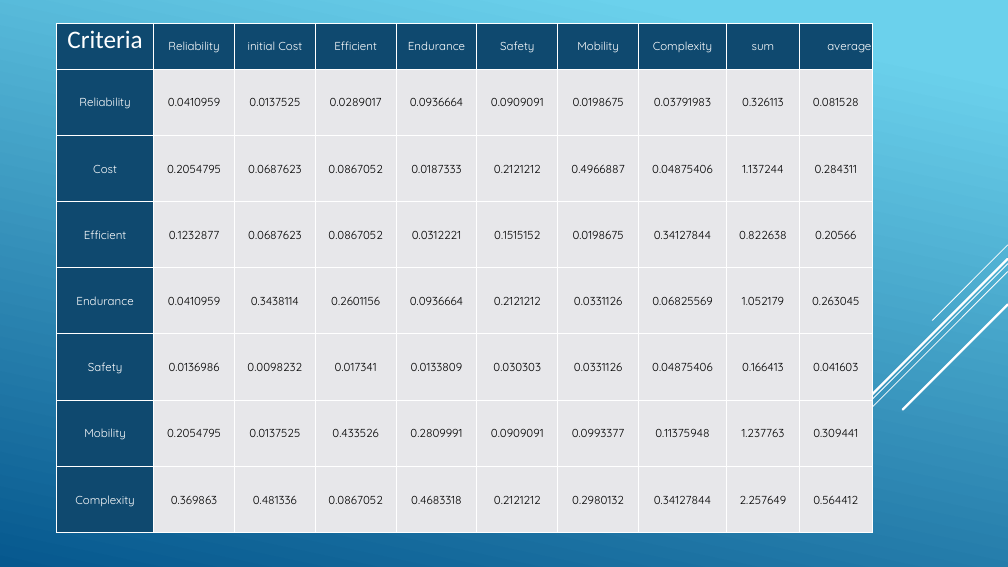
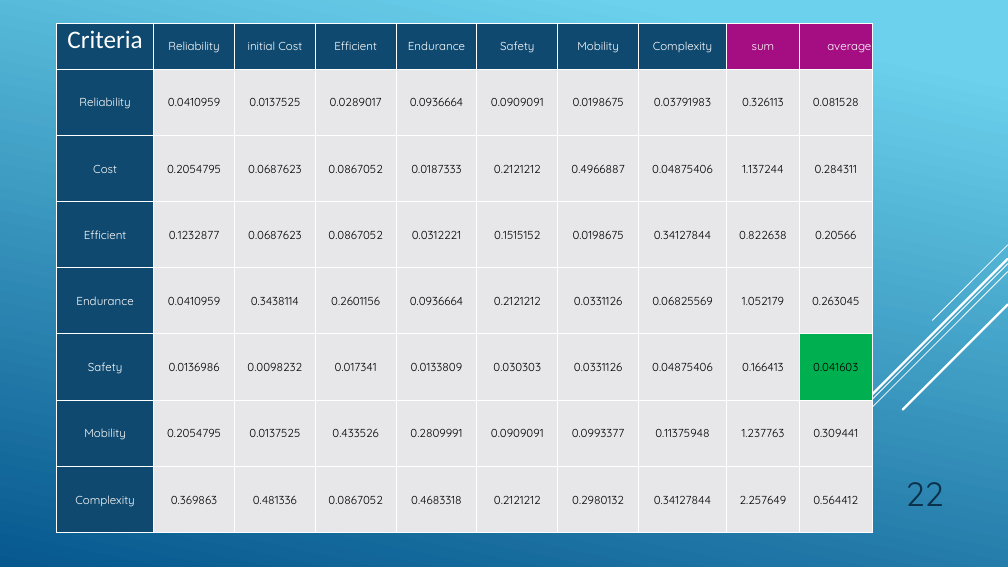
Before and after one commit to USNMasterEmSys2018/System-Engineering, a slide deck: slide 22 of S.A.V.E/Security Application Via Engineering.pptx. Drawn at 1008x567 pixels with LibreOffice and Linux fonts; fonts in the diff are those of the drawing. Boxes give left, top, right and bottom in pixels: in the first picture for what was removed or moved away, otherwise in the second. Text is boxed around its words. In the diff, an @@ line names an element or a change of style, - is before the commit and + after.

```diff
--- a/S.A.V.E/Security Application Via Engineering.pptx
+++ b/S.A.V.E/Security Application Via Engineering.pptx
@@ table at [57,23,872,532] @@
@@ fill #0F496F to #A50E82 in 2 cells @@
@@ fill #E7E8EA to #00B050 in row 6, column 10 @@
@@ page number added at [906,482,944,506], 32 pt, text #0A304A @@
+22
```
Also in this commit, not shown: 30 other slides changed.
